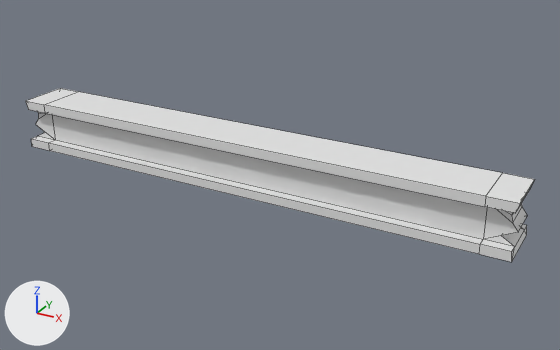
Two versions of the FBX model Project3Demo/Assets/Resources/Meshes/Environment/Props/Beam_Broken_Metal.FBX, one commit apart.
Rendered twice from a 50 mm camera at (2.07, -3.39, 1.8) aimed at (0.17, 0.06, 0.08). Arrows for +X, +Y and +Z are at lower left; the lights stay in place. Mesh edges are drawn as thin lines. Where no turn or scale is listed for an object, it has been applied to the vertices.
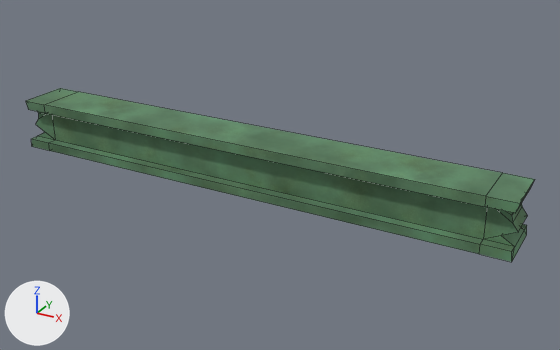
Boxes [x1, y1, x2, y2] around the edits, measured in the pictures (560 x 350 px):
'Box033', recoloured (white to green): [26, 88, 535, 262] in both

The change, as a diff of the scene's bpy script:
```diff
--- a/Project3Demo/Assets/Resources/Meshes/Environment/Props/Beam_Broken_Metal.FBX.py
+++ b/Project3Demo/Assets/Resources/Meshes/Environment/Props/Beam_Broken_Metal.FBX.py
@@ img_sand_dirt_basecolor_tga @@
+img_sand_dirt_basecolor_tga = load_image('Sand_Dirt_basecolor.tga', '../../../Textures/Environment/Sand_Dirt_basecolor.tga', 1024, 1024, 'sRGB')
@@ mat_01___default @@
+mat_01___default = principled_material('01 - Default')
+mat_01___default.texture = img_sand_dirt_basecolor_tga
+mat_01___default.roughness = 0.859
@@ me_mesh @@
 me_mesh.from_pydata(...)  # 64 vertices, 74 faces; spans x -1.5..1.5, y -0.15..0.15, z 0.0..0.3
+me_mesh.materials.append(mat_01___default)  # picture img_sand_dirt_basecolor_tga
```
